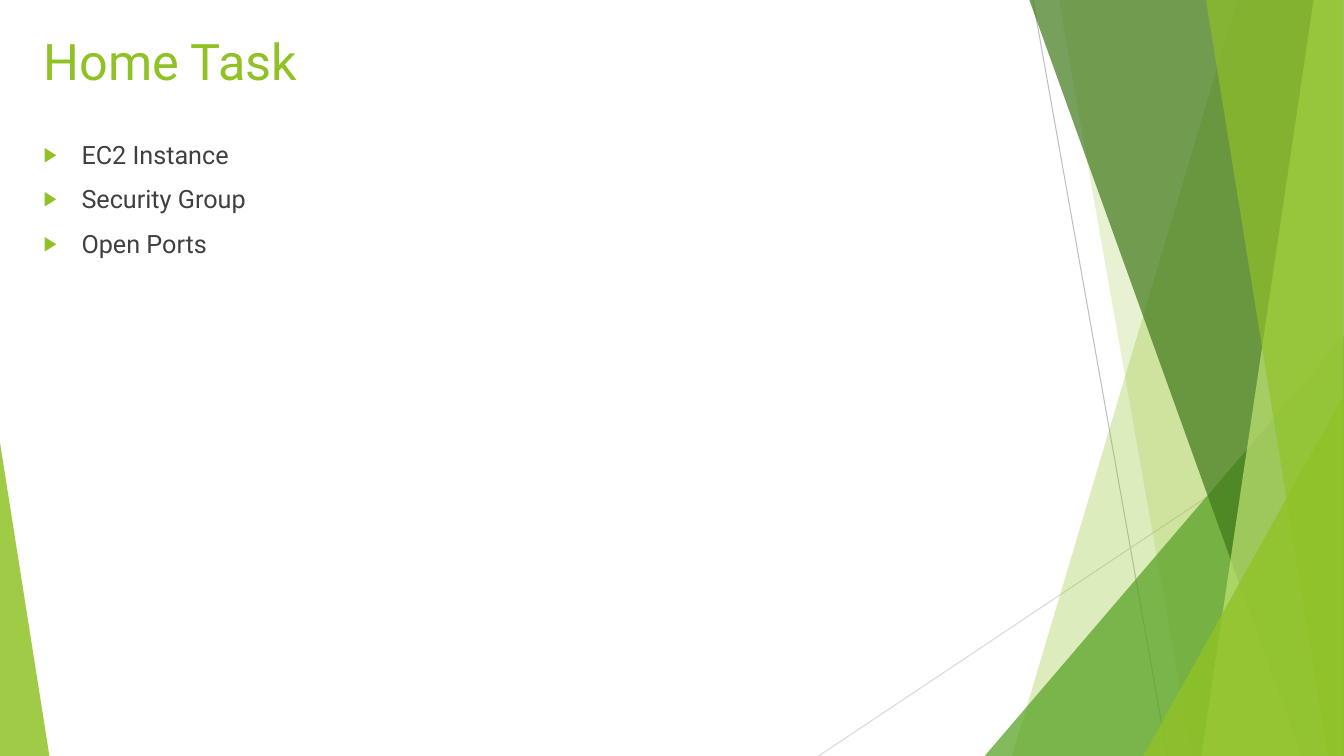
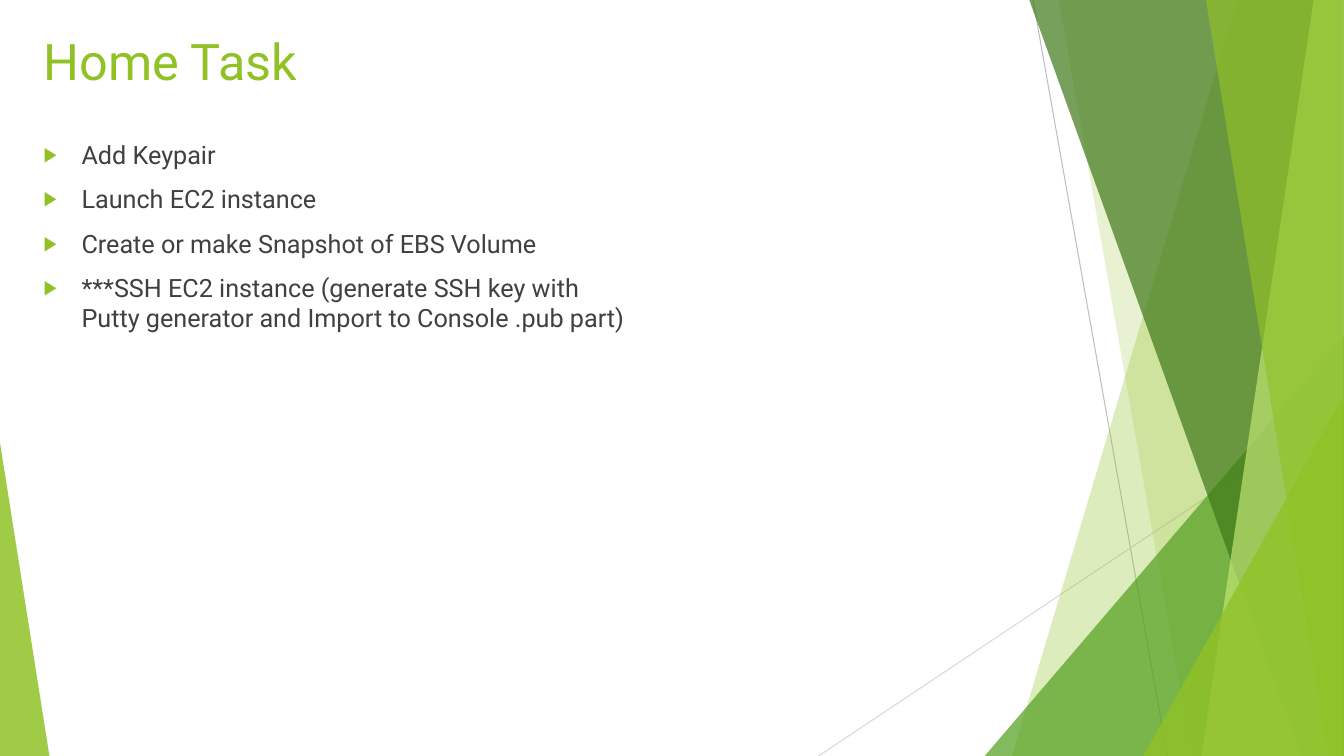
Before and after one commit to rusergei2010/AWSCourse2019, a slide deck: slide 13 of Lecture_2_Compute_Resources/Compute_Resources.pptx. Drawn at 1344x756 pixels with LibreOffice and Linux fonts; fonts in the diff are those of the drawing. Boxes give left, top, right and bottom in pixels: in the first picture for what was removed or moved away, otherwise in the second. Text is boxed around its words. In the diff, an @@ line names an element or a change of style, - is before the commit and + after.

```diff
--- a/Lecture_2_Compute_Resources/Compute_Resources.pptx
+++ b/Lecture_2_Compute_Resources/Compute_Resources.pptx
@@ text at [82, 145, 624, 333]: text changed @@
-▶ EC2 Instance
-▶ Security Group
-▶ Open Ports
+▶ Add Keypair
+▶ Launch EC2 instance
+▶ Create or make Snapshot of EBS Volume
+▶ ***SSH EC2 instance (generate SSH key with Putty generator and Import to Console .pub part)
```
Also in this commit, not shown: 1 other slide changed, 1 other file.
